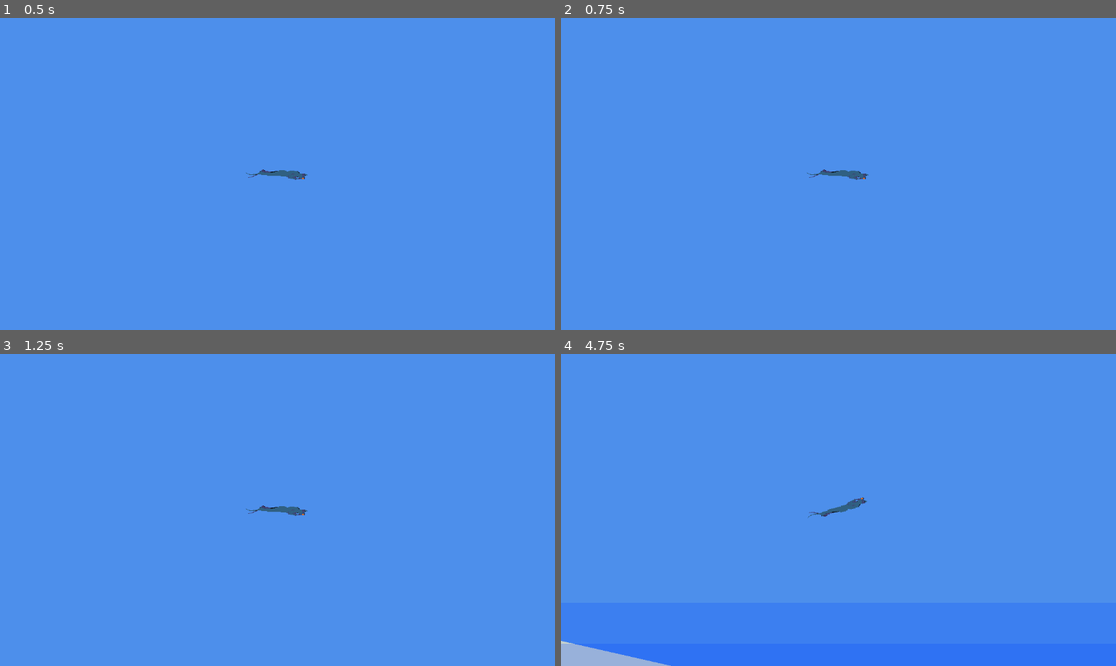
Above: before the commit, frames 1-4 (two rows, left to right).
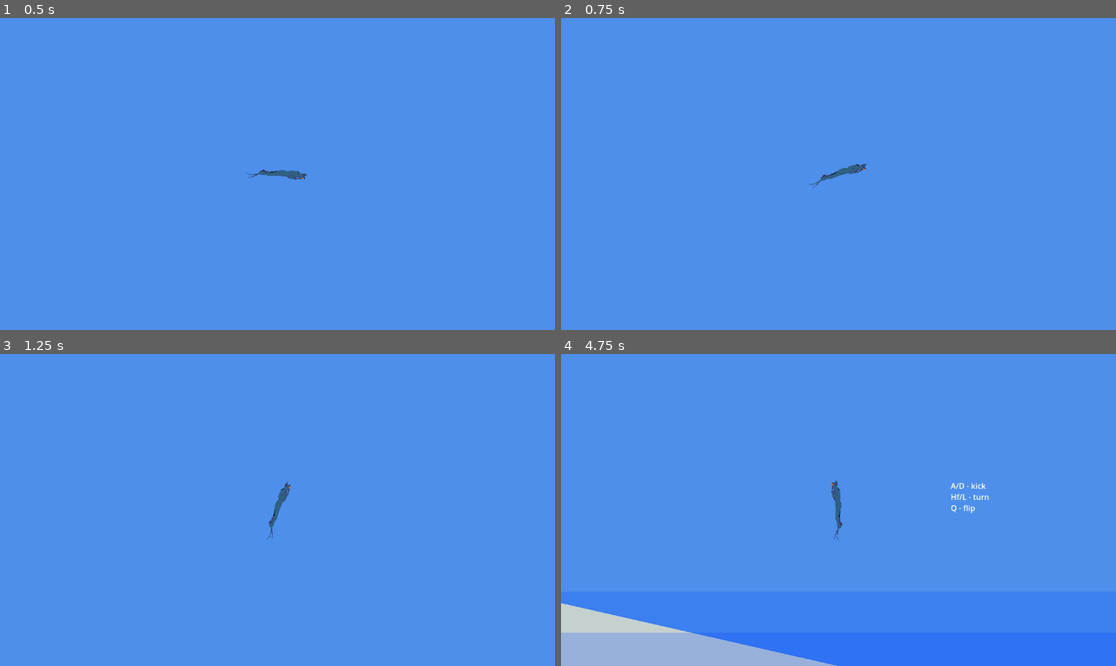
Above: after the commit, the same moments.

Repository: kstolen0/freediver-game
Game: Godot game, scene res://root.tscn
Same seed, same stepped clock (60 frames per second), same inputs: the game is played once before the commit and once after it.
Inputs:
- Up to frame 1 (0.5 s): no input
- Up to frame 2 (0.75 s): tap Enter (ui_accept) at 0.5 s; hold Right (ui_right) from 0.53 s (still down); hold H from 0.53 s (still down)
- Up to frame 3 (1.25 s): keep holding Right (ui_right); keep holding H; tap Enter (ui_accept) at 0.77 s; tap F at 0.8 s
- Up to frame 4 (4.75 s): release H at 1.28 s; tap F at 1.35 s; tap Enter (ui_accept) at 1.52, 2, 2.75, 3.02, 3.5, 3.77, 4.52 s; tap P at 1.55, 4.55 s; release Right (ui_right) at 2.03 s; hold Left (ui_left) 2.03-2.78 s; hold P 2.03-2.78 s; tap U at 2.3, 2.85 s; hold Right (ui_right) 2.78-4.28 s; tap H at 3.05, 4.35 s; hold F 3.53-4.28 s; tap Q (flip_diver) at 3.6 s; hold Left (ui_left) from 4.28 s (still down)

Frame 1 is identical in both runs. In frame 2, 0.2% of the frame differs, in the area x 44-56%, y 46-55%; in frame 3, 0.3%; in frame 4, 4.7%, in the area x 0-78%, y 40-100%.

Commit message:
update keys

Diff:
--- a/player.gd
+++ b/player.gd
@@ -28,13 +28,13 @@
 
 
 	var animation_to_play = "neutral"
-	if Input.is_key_pressed(KEY_F):
+	if Input.is_key_pressed(KEY_A):
 		left_leg = apply_force(left_leg)
 		animation_to_play = "left_leg"
 	else:
 		left_leg = recover_leg(left_leg)
 
-	if Input.is_key_pressed(KEY_P) && !Input.is_key_pressed(KEY_F):
+	if Input.is_key_pressed(KEY_D) && !Input.is_key_pressed(KEY_A):
 		right_leg = apply_force(right_leg)
 		animation_to_play = "right_leg"
 	else:
@@ -44,7 +44,7 @@
 	if Input.is_key_pressed(KEY_L):
 		heading += r
 		rotate(r)
-	if Input.is_key_pressed(KEY_U):
+	if Input.is_key_pressed(KEY_H):
 		heading -= r
 		rotate(-r)
 
--- a/root.tscn
+++ b/root.tscn
@@ -5,6 +5,16 @@
 [ext_resource type="PackedScene" uid="uid://c3ll8udtxwb5k" path="res://ocean.tscn" id="2_yat5b"]
 
 [node name="root" type="Node2D"]
+
+[node name="RichTextLabel" type="RichTextLabel" parent="."]
+offset_left = -1356.0
+offset_top = -1325.0
+offset_right = -1219.0
+offset_bottom = -1243.0
+text = "A/D - kick
+Hf/L - turn
+Q - flip
+"
 
 [node name="player" parent="." instance=ExtResource("1_8hcbp")]
 position = Vector2(-1590, -2374)
@@ -16,50 +26,53 @@
 position = Vector2(-194, -685)
 rotation = 0.0520165
 
-[node name="sand" parent="." instance=ExtResource("2_gxsnd")]
-position = Vector2(-1569, -882)
-rotation = 0.223247
+[node name="sand" parent="sand2" instance=ExtResource("2_gxsnd")]
+position = Vector2(-1383.38, -125.243)
+rotation = 0.17123
+scale = Vector2(1, 1)
 
-[node name="sand4" parent="." instance=ExtResource("2_gxsnd")]
-position = Vector2(2562, -239)
-rotation = 0.0661813
+[node name="sand4" parent="sand2" instance=ExtResource("2_gxsnd")]
+position = Vector2(2775.46, 302.104)
+rotation = 0.0141647
+scale = Vector2(1, 1)
 
-[node name="sand3" parent="." instance=ExtResource("2_gxsnd")]
-position = Vector2(1177, -469)
-rotation = 0.260165
+[node name="sand3" parent="sand2" instance=ExtResource("2_gxsnd")]
+position = Vector2(1380.38, 144.425)
+rotation = 0.208148
 
-[node name="sand5" parent="." instance=ExtResource("2_gxsnd")]
-position = Vector2(4846, -346)
-rotation = -0.19791
+[node name="sand5" parent="sand2" instance=ExtResource("2_gxsnd")]
+position = Vector2(5050.81, 76.4963)
+rotation = -0.249927
 
-[node name="sand7" parent="." instance=ExtResource("2_gxsnd")]
-position = Vector2(-2949, -1086)
-rotation = 0.0594911
+[node name="sand7" parent="sand2" instance=ExtResource("2_gxsnd")]
+position = Vector2(-2772.12, -257.217)
+rotation = 0.00747456
+scale = Vector2(1, 1)
 
-[node name="sand8" parent="." instance=ExtResource("2_gxsnd")]
-position = Vector2(3079, 471)
-rotation = -1.57032
+[node name="sand8" parent="sand2" instance=ExtResource("2_gxsnd")]
+position = Vector2(3328.68, 984.263)
+rotation = -1.62234
+scale = Vector2(1, 1)
 
-[node name="sand6" parent="." instance=ExtResource("2_gxsnd")]
-position = Vector2(6088, -875)
-rotation = -0.620652
+[node name="sand6" parent="sand2" instance=ExtResource("2_gxsnd")]
+position = Vector2(6263.62, -516.364)
+rotation = -0.672669
 
-[node name="sand9" parent="." instance=ExtResource("2_gxsnd")]
-position = Vector2(4176, 460)
-rotation = -1.56337
-scale = Vector2(1, 1)
+[node name="sand9" parent="sand2" instance=ExtResource("2_gxsnd")]
+position = Vector2(4423.62, 916.242)
+rotation = -1.61538
 
 [node name="ocean-surface" parent="." instance=ExtResource("2_yat5b")]
 position = Vector2(12, 1603)
 
+[node name="ocean-surface4" parent="ocean-surface" instance=ExtResource("2_yat5b")]
+position = Vector2(-129, 813)
+
+[node name="ocean-surface3" parent="ocean-surface" instance=ExtResource("2_yat5b")]
+position = Vector2(-192, 1145)
+
+[node name="ocean-surface2" parent="ocean-surface" instance=ExtResource("2_yat5b")]
+position = Vector2(-66, 481)
+
 [node name="ocean-surface" parent="ocean-surface" instance=ExtResource("2_yat5b")]
 position = Vector2(-3, 85)
-
-[node name="ocean-surface" parent="ocean-surface/ocean-surface" instance=ExtResource("2_yat5b")]
-position = Vector2(-63, 396)
-
-[node name="ocean-surface" parent="ocean-surface/ocean-surface/ocean-surface" instance=ExtResource("2_yat5b")]
-position = Vector2(-63, 332)
-
-[node name="ocean-surface" parent="ocean-surface/ocean-surface/ocean-surface/ocean-surface" instance=ExtResource("2_yat5b")]
-position = Vector2(-63, 332)
